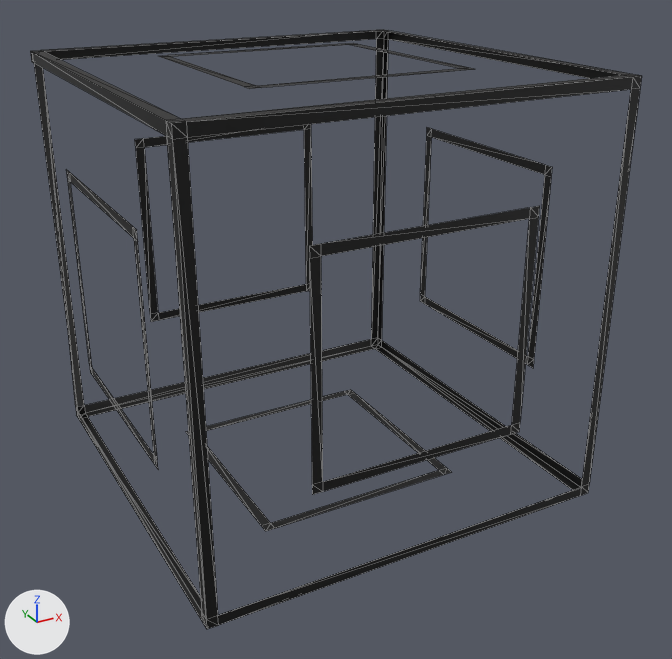
An edit to the glTF model 3d-models/meguru.glb, drawn before and after from the same camera.
Rendered twice from a camera (50 mm lens) standing at (-1.96, -3.8, 1.58) and looking at (0.05, -0.15, -0.25). Every picture has the same lights, and +X, +Y and +Z are marked at lower left. Mesh edges are drawn as thin lines. Vertices at the same position are counted once.
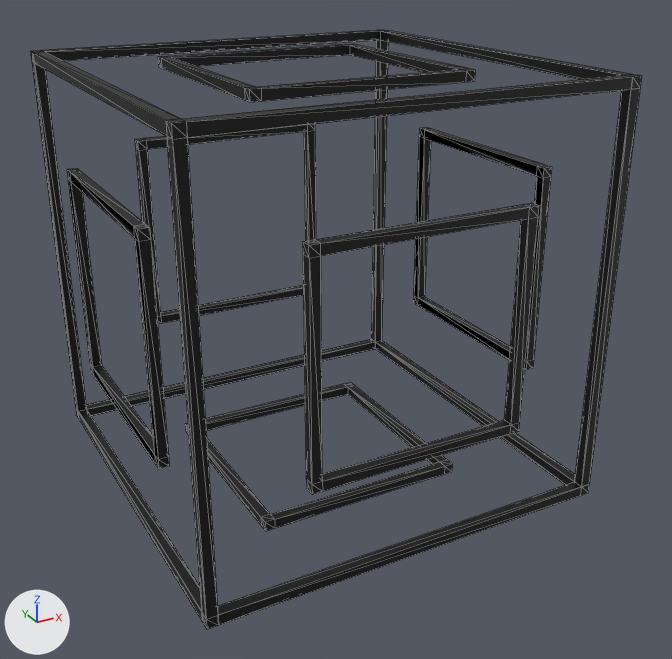
Boxes [x1, y1, x2, y2] around the edits, measured in the pictures (672 x 659 px):
```json
{"part": 1, "of": "me_cube", "change": "built on", "before": [34, 63, 202, 612], "after": [32, 31, 631, 615]}
{"part": 2, "of": "me_cube", "change": "surface changed", "before": [31, 30, 640, 626], "after": [31, 30, 640, 626]}
```

The change, as JSON lines over the scene's bpy script:
```json
{"block": "me_cube", "where": "# used by ob_cube; location = (0.0, 0.0, 0.0)"}
{"op": "remove", "block": "me_cube", "code": "me_cube.from_pydata(...)  # 152 vertices, 192 faces; spans x -1.0..1.0, y -1.0..1.0, z -1.0..1.0"}
{"op": "add", "block": "me_cube", "code": "me_cube.from_pydata(...)  # 248 vertices, 528 faces; spans x -1.0..1.0, y -1.0..1.0, z -1.0..1.0"}
{"block": "me_cube", "change": "me_cube part 1"}
{"block": "me_cube", "change": "5 faces are deleted"}
{"block": "me_cube", "change": "16 new vertices lie (0.0, -0.05, 0.0) away from vertices in x -0.52..0.52, y 1.0, z -0.52..0.52"}
{"block": "me_cube", "change": "16 new vertices lie (-0.05, 0.0, 0.0) away from vertices in x 1.0, y -0.52..0.52, z -0.52..0.52"}
{"block": "me_cube", "change": "16 new vertices lie (0.05, 0.0, 0.0) away from vertices in x -1.0, y -0.52..0.52, z -0.52..0.52"}
{"block": "me_cube", "change": "16 new vertices lie (0.0, 0.05, 0.0) away from vertices in x -0.52..0.52, y -1.0, z -0.52..0.52"}
{"block": "me_cube", "change": "16 new vertices lie (0.0, 0.0, -0.05) away from vertices in x -0.52..0.52, y -0.52..0.52, z 1.0"}
{"block": "me_cube", "change": "16 new vertices lie (0.0, 0.0, 0.05) away from vertices in x -0.52..0.52, y -0.52..0.52, z -1.0"}
{"block": "me_cube", "change": "341 new faces join them"}
{"block": "me_cube", "change": "me_cube part 2: 187 kept faces spanning x -1.0..1.0, y -1.0..1.0, z -1.0..1.0 get new texture (UV) coordinates"}
```
